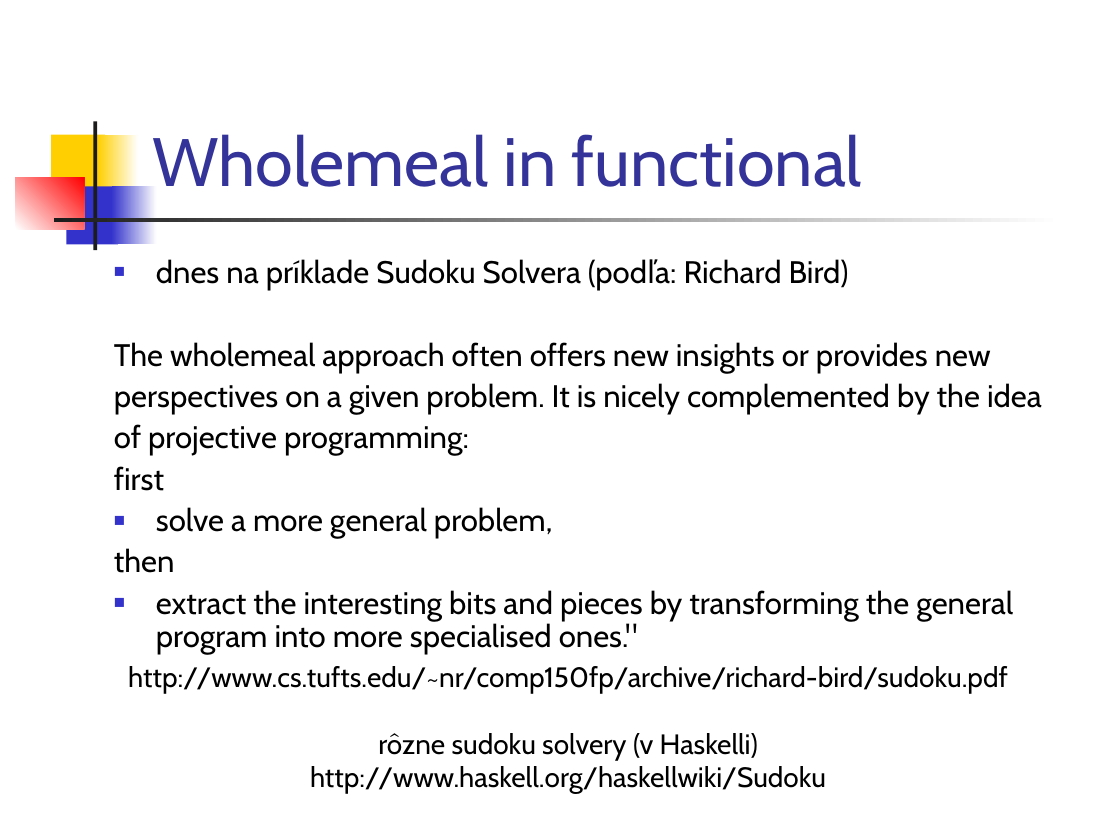
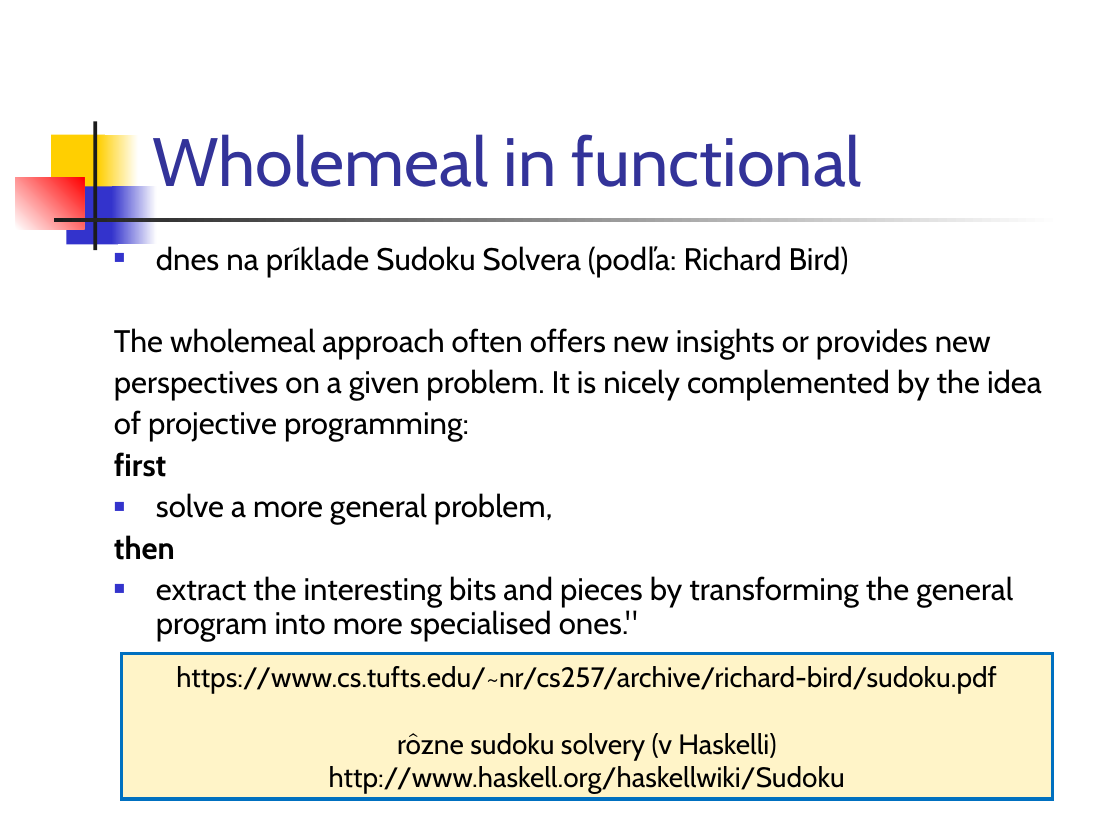
Before and after one commit to Funkcionalne/Prednasky, a slide deck: slide 2 of 04/04_fpro.ppt. Drawn at 1120x840 pixels with LibreOffice and Linux fonts; fonts in the diff are those of the drawing. Boxes give left, top, right and bottom in pixels: in the first picture for what was removed or moved away, otherwise in the second. Text is boxed around its words. In the diff, an @@ line names an element or a change of style, - is before the commit and + after.

```diff
--- a/04/04_fpro.ppt
+++ b/04/04_fpro.ppt
@@ text "dnes na príklade Sudoku Solvera ...": place and size @@
-text "dnes na príklade Sudoku Solvera ..." at [114, 259, 1042, 655]
+text "dnes na príklade Sudoku Solvera ..." at [114, 246, 1042, 641]
@@ text at [114, 452, 175, 560]: bold on in "first", "then" @@
@@ rectangle "https://www.cs.tufts.edu/~nr/cs257/archive/richard-bird/sudo ...": place and size @@
-rectangle "https://www.cs.tufts.edu/~nr/cs257/archive/richard-bird/sudo ..." at [128, 666, 1008, 794]
+rectangle "https://www.cs.tufts.edu/~nr/cs257/archive/richard-bird/sudo ..." at [121, 653, 1052, 799]
@@ rectangle "https://www.cs.tufts.edu/~nr/cs257/archive/richard-bird/sudo ..." at [121, 653, 1052, 799]: fill none to #FFF4C8; outline none to #0070C0 2.24 pt @@
@@ text in rectangle at [176, 666, 997, 693]: text changed @@
-http://www.cs.tufts.edu/~nr/comp150fp/archive/richard-bird/sudoku.pdf
+https://www.cs.tufts.edu/~nr/cs257/archive/richard-bird/sudoku.pdf
```
Also in this commit, not shown: 4 other files.
